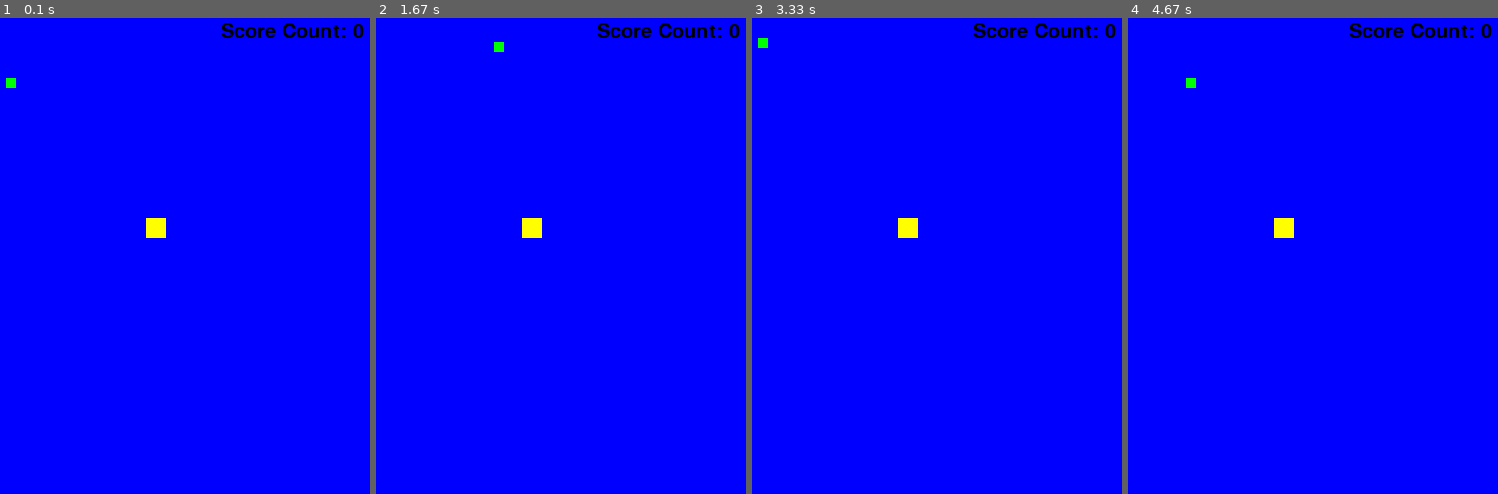
Above: before the commit, frames 1-4 (left to right).
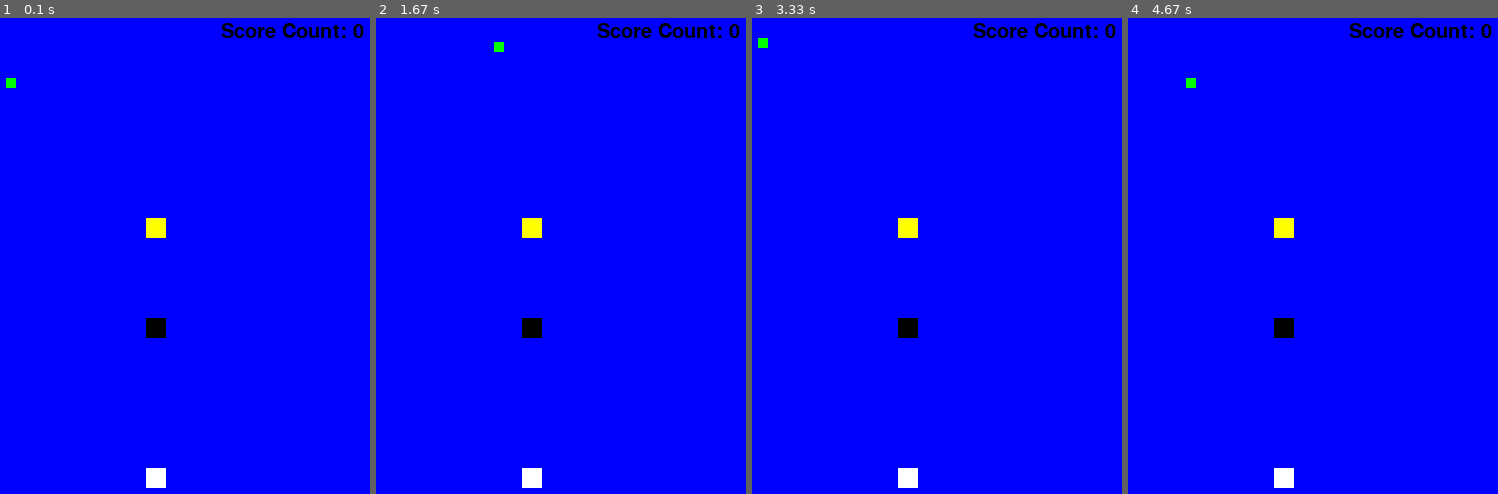
Above: after the commit, the same moments.

Repository: WillO1987/WillO-tasks
Game: pygame game, started from pygame/Project Folder/MyProject.py
Same seed, same stepped clock (60 frames per second), same inputs: the game is played once before the commit and once after it.
Inputs:
- Up to frame 1 (0.1 s): no input
- Up to frame 2 (1.67 s): hold Right 0.33-0.8 s; hold Up 0.83-1.13 s; hold Right 1.17-1.63 s
- Up to frame 3 (3.33 s): hold Left 1.67-2.2 s; hold Down 2.23-2.53 s; hold Left 2.57-2.97 s; hold Up from 3 s (still down)
- Up to frame 4 (4.67 s): release Up at 3.37 s; hold Right 3.4-4.03 s; hold Down 4.07-4.43 s; hold Left from 4.47 s (still down)

The runs differ from the first frame. In frame 1, 0.5% of the frame differs, in the area x 39-45%, y 63-99%; in frame 2, 0.5%; in frame 3, 0.5%; in frame 4, 0.5%.

Commit message:
test work

Diff:
--- /dev/null
+++ b/SRC-TASKS/datastructures/addone.py
@@ -0,0 +1,7 @@
+def addone(x):
+    x = x+1
+    return x
+
+a = 5
+print(addone(a))
+print(a)
--- a/SRC-TASKS/datastructures/quicksort.py
+++ b/SRC-TASKS/datastructures/quicksort.py
@@ -1,4 +1,7 @@
 
+
+
+arr = [3, 1, 4, 1, 5, 9, 2, 6, 5, 3, 5]
 def swap( x , y , array):
     temp1 = array[x]
 
@@ -11,13 +14,28 @@
     direction = 1
 
     while listpointer != pivotpointer:
-        if arr[listpointer] < arr[pivotpointer]:
-            listpointer += direction
-        else:
+        if((direction == 1 and arr[listpointer]> arr[pivotpointer]) or (direction == -1 and arr[listpointer]< arr[pivotpointer])):
             swap(listpointer, pivotpointer, arr)
+            listpointer, pivotpointer = pivotpointer , listpointer
             direction = direction * -1
 
 
-arr = [3, 1, 4, 1, 5, 9, 2, 6, 5, 3, 5]
-quicksort(arr)
-print(arr)
+        else:
+            listpointer += direction
+
+    return pivotpointer
+
+
+
+def quicksortrec(arr, left, right):
+    if left >= right:
+        pass
+    else:
+        pivotpos = swap( left, right, arr)
+        quicksortrec(arr, left, (pivotpos - 1))
+        quicksortrec(arr, (pivotpos +1) , right)
+
+
+
+
+print(quicksortrec(arr, 0 , len(arr) - 1))
--- /dev/null
+++ b/SRC-TASKS/datastructures/recsrion2.py
@@ -0,0 +1,8 @@
+def calc(n):
+    if n > 0:
+        n = n + calc(n-1)
+    #endif
+    return n
+#endfunc
+
+print(calc(5))
--- a/pygame/Project Folder/MyProject.py
+++ b/pygame/Project Folder/MyProject.py
@@ -218,6 +218,12 @@
 cheese = Cheese(20, 20, 200, 200, YELLOW)
 all_sprites.add(cheese)
 item_sprite.add(cheese)
+Beef = beef(20, 20, 200, 300, BLACK)
+all_sprites.add(Beef)
+item_sprite.add(Beef)
+Bread = bread(20,20, 200,450 , WHITE)
+all_sprites.add(Bread)
+item_sprite.add(Bread)
 
 #<---------- MAP MAKE HERE ----------------->
 
